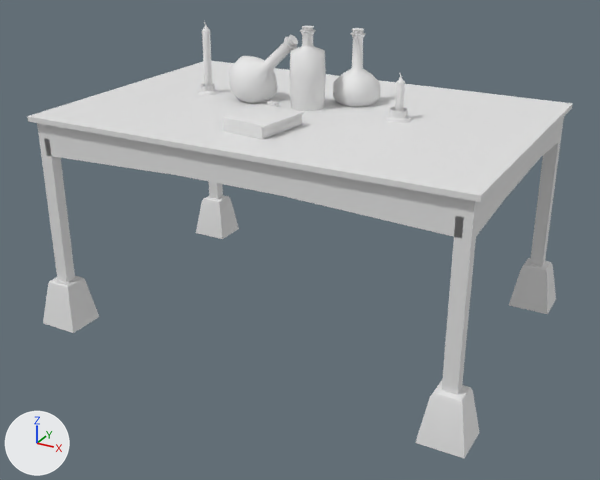
An edit to the FBX model Ludum48/Assets/Meshes/Props/Table.fbx, drawn before and after from the same camera.
The view is the same before and after, from a camera (50 mm lens) standing at (0.774, -1.439, 0.888) and looking at (0.011, -0.051, 0.194). The axes (+X, +Y, +Z) are drawn at lower left. The lights are the same throughout. Where no turn or scale is listed for an object, it has been applied to the vertices. Vertices at the same position are counted once.
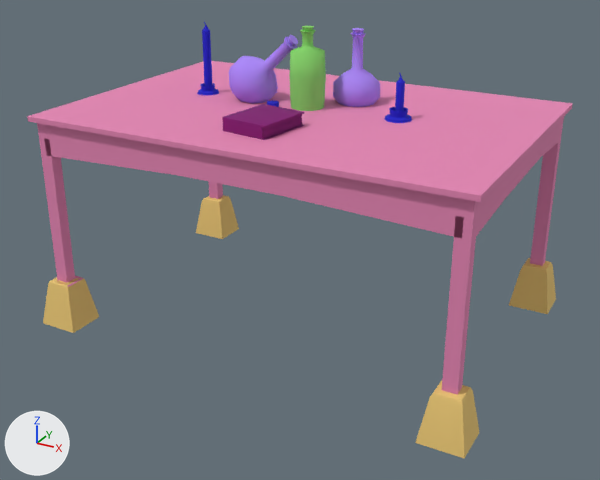
Location of each change, [x1, y1, x2, y2] in pixels of the pictures (600 x 480 px):
part 1 of me_mesh, recoloured (white to pink): [27, 61, 573, 395] in both
part 2 of me_mesh, recoloured: [43, 195, 556, 458] in both
part 3 of me_mesh, recoloured (white to purple): [229, 28, 380, 107] in both
part 4 of me_mesh, recoloured (grey to green): [289, 26, 326, 111] in both
part 5 of me_mesh, recoloured (grey to blue): [197, 22, 219, 96] in both
part 6 of me_mesh, recoloured (white to blue): [385, 73, 412, 123] in both
part 7 of me_mesh, recoloured: [267, 100, 279, 107] in both
part 8 of me_mesh, recoloured (white to purple): [222, 104, 305, 140] in both

The edits, one by one:
Material 'Material #19' (mat_material__19) is new.
Its base color is (0.216, 0.0, 0.161) (purple #800070).
Its roughness is 0.859.
Material 'Material #6' (mat_material__6) is new.
Its base color is (0.00784, 0.00784, 0.588) (blue #1616ca).
Its roughness is 0.859.
Material 'Material #4' (mat_material__4) is new.
Its base color is (0.404, 0.239, 0.949) (purple #aa86f9).
Its roughness is 0.859.
Material 'Material #2' (mat_material__2) is new.
Its base color is (0.792, 0.239, 0.459) (pink #e686b4).
Its roughness is 0.859.
Material 'Material #5' (mat_material__5) is new.
Its base color is (0.239, 0.702, 0.145) (green #86da6a).
Its roughness is 0.859.
Material 'Material #3' (mat_material__3) is new.
Its base color is (0.82, 0.569, 0.173) (yellow #eac773).
Its roughness is 0.859.
me_mesh has 3136 vertices, 6208 faces and spans x -0.473..0.473, y -0.324..0.324, z 0.0..0.617.
me_mesh is used by ob_box001; location (0.0, 0.0, 0.0).
me_mesh part 1: 328 of the faces centred in x -0.466..0.463, y -0.318..0.314, z 0.0..0.457 switch from no material to mat_material__2 (pink #e686b4).
me_mesh part 2: 198 of the faces centred in x -0.468..0.468, y -0.319..0.319, z 0.03..0.1 switch from no material to mat_material__3 (yellow #eac773).
me_mesh part 3: 1136 of the faces centred in x -0.189..0.107, y -0.031..0.15, z 0.447..0.606 switch from no material to mat_material__4 (purple #aa86f9).
me_mesh part 4: 568 of the faces centred in x -0.047..0.024, y -0.015..0.056, z 0.456..0.617 switch from no material to mat_material__5 (green #86da6a).
me_mesh part 5: all 1222 faces centred in x -0.277..-0.232, y -0.002..0.044, z 0.457..0.607 switch from no material to mat_material__6 (blue #1616ca).
me_mesh part 6: all 1222 faces centred in x 0.161..0.213, y -0.005..0.047, z 0.456..0.547 switch from no material to mat_material__6 (blue #1616ca).
me_mesh part 7: all 1148 faces centred in x -0.08..-0.056, y -0.032..-0.008, z 0.457..0.474 switch from no material to mat_material__6 (blue #1616ca).
me_mesh part 8: all 386 faces centred in x -0.062..0.048, y -0.221..-0.094, z 0.456..0.484 switch from no material to mat_material__19 (purple #800070).
